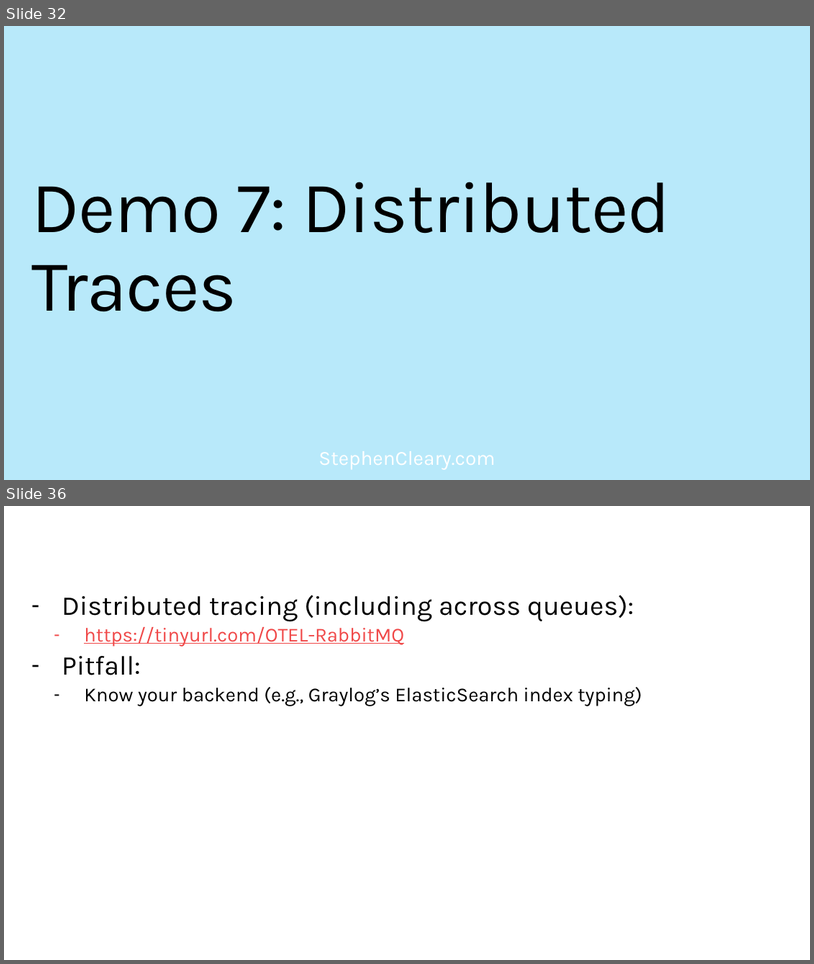
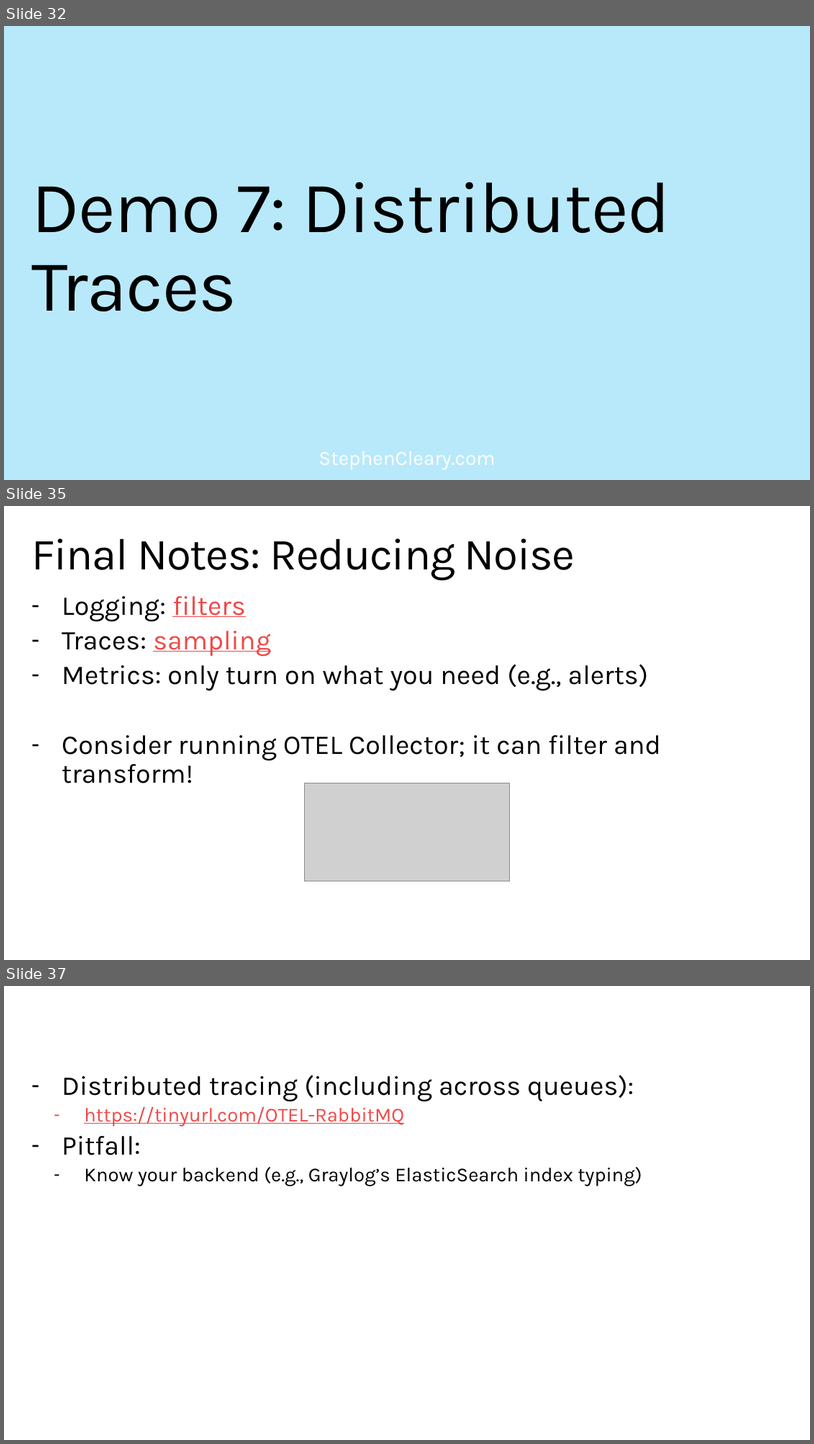
Before and after one commit to StephenCleary/Presentations, a slide deck: Telemetry/Logging Hero.pptx. Shown one above the other, each under a label of ours: slides 32 and 36 before the commit, slides 32, 35 and 37 after it; the slides between them are not shown. The pictures are 814x964 and 814x1444 pixels, drawn with LibreOffice and Linux fonts; fonts in the diff are those of the drawing; grey boxes stand for pictures; background and template pictures are left out. Boxes give left, top, right and bottom in pixels: in the first picture for what was removed or moved away, otherwise in the second. Text is boxed around its words. In the diff, an @@ line names an element or a change of style, - is before the commit and + after.

```diff
--- a/Telemetry/Logging Hero.pptx
+++ b/Telemetry/Logging Hero.pptx
@@ slide 35 added at [4,506,810,960], background picture (left out); not listed: 1 template element that a slide beside it also shows @@
@@ title added at [31,538,576,581], 52.9 pt, text #000000 @@
+Final Notes: Reducing Noise
@@ text added at [62,596,661,783], 32.4 pt, text #000000 @@
+– Logging: filters
+– Traces: sampling
+– Metrics: only turn on what you need (e.g., alerts)
+– Consider running OTEL Collector; it can filter and transform!
@@ picture added at [305,783,509,880] @@
@@ what was slide 36 is now slide 37 @@
```
Also in this commit, not shown: 5 slides changed.
